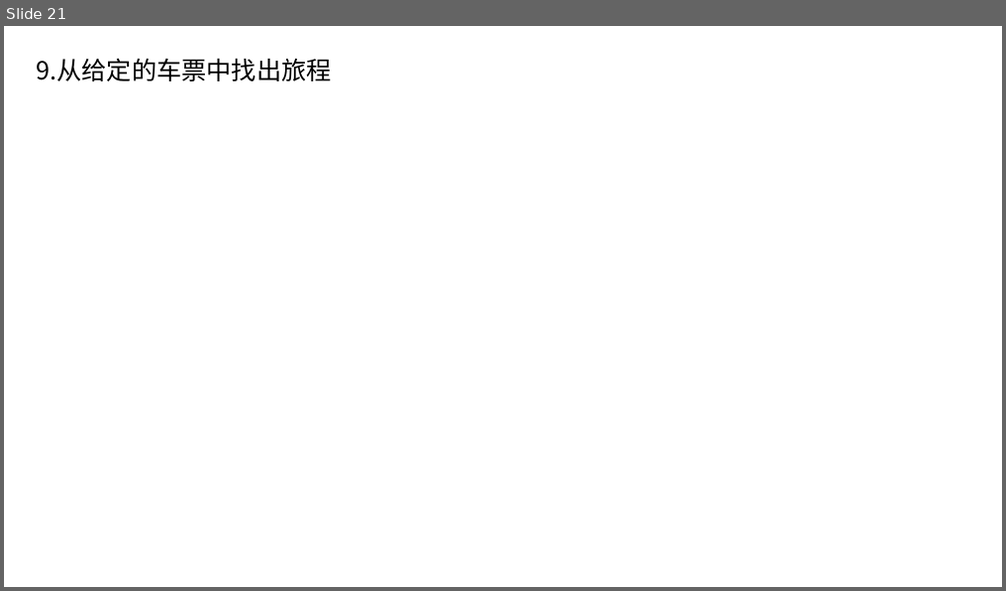
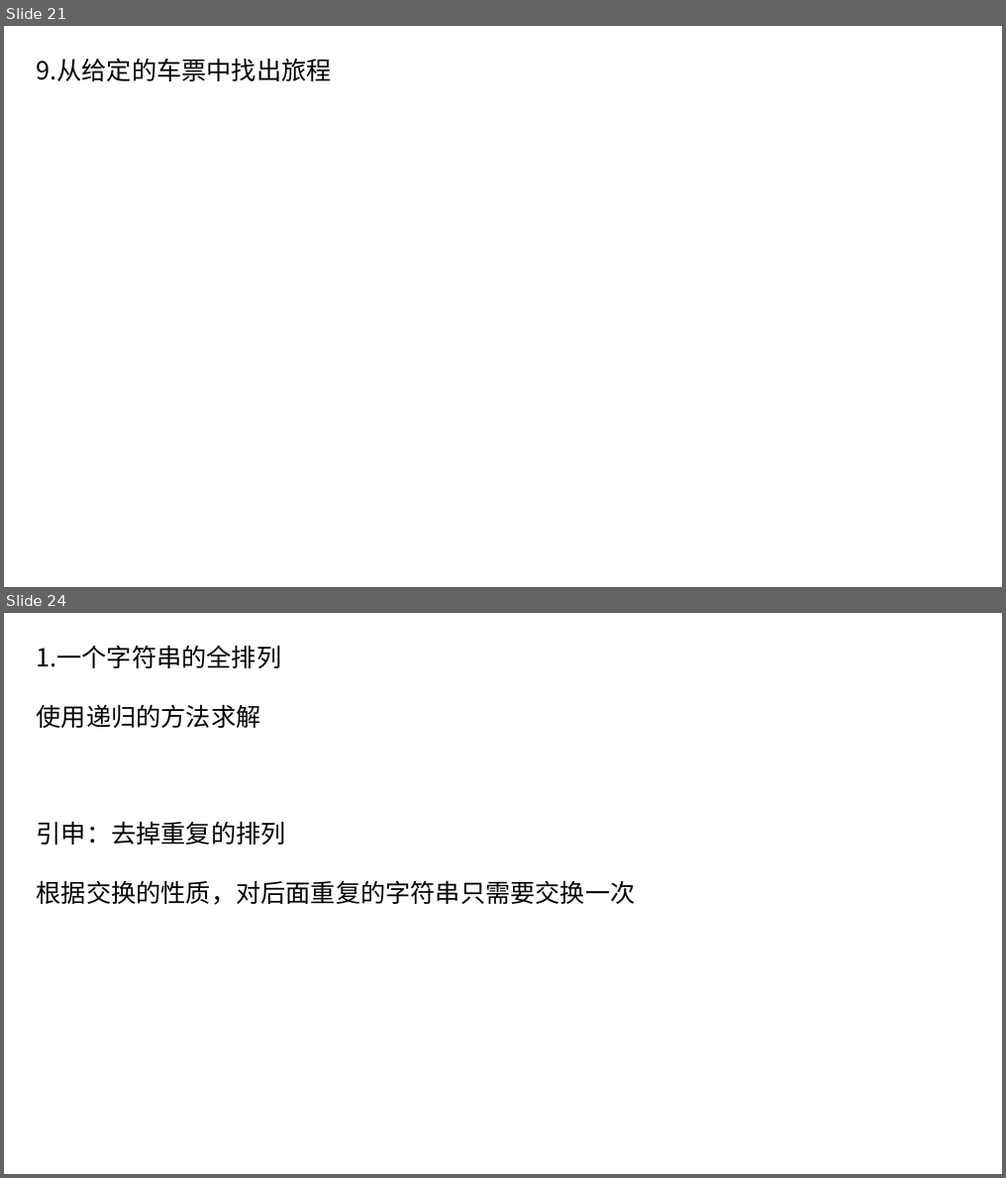
Before and after one commit to xiaojkql/Interview-Prepare, a slide deck: python程序员面试宝典.pptx. Shown one above the other, each under a label of ours: slide 21 before the commit, slides 21 and 24 after it; the slides between them are not shown. The pictures are 1006x591 and 1006x1178 pixels, drawn with LibreOffice and Linux fonts; fonts in the diff are those of the drawing. Boxes give left, top, right and bottom in pixels: in the first picture for what was removed or moved away, otherwise in the second. Text is boxed around its words. In the diff, an @@ line names an element or a change of style, - is before the commit and + after.

```diff
--- a/python程序员面试宝典.pptx
+++ b/python程序员面试宝典.pptx
@@ slide 24 added at bbox=[4, 613, 1002, 1174], background #FFFFFF @@
@@ text added at bbox=[37, 645, 282, 728], 24 pt, text #000000 @@
+1.一个字符串的全排列
+使用递归的方法求解
@@ text added at bbox=[37, 821, 636, 905], 24 pt, text #000000 @@
+引申：去掉重复的排列
+根据交换的性质，对后面重复的字符串只需要交换一次
```
Also in this commit, not shown: 1 slide changed, 14 other slides added, 6 other files.
